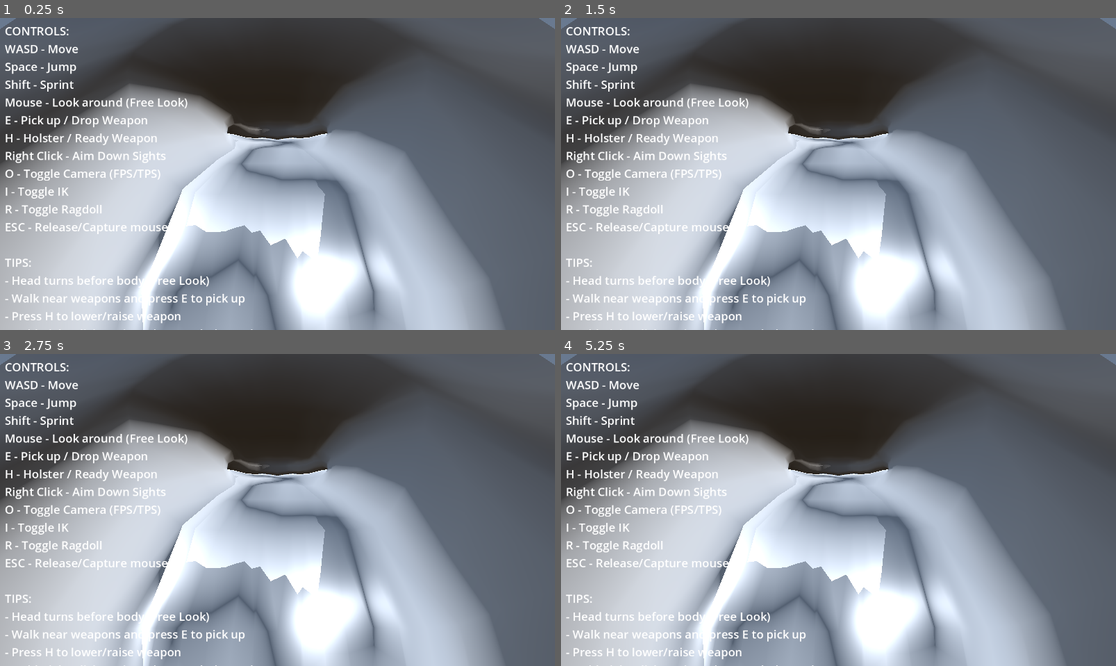
Above: before the commit, frames 1-4 (two rows, left to right).
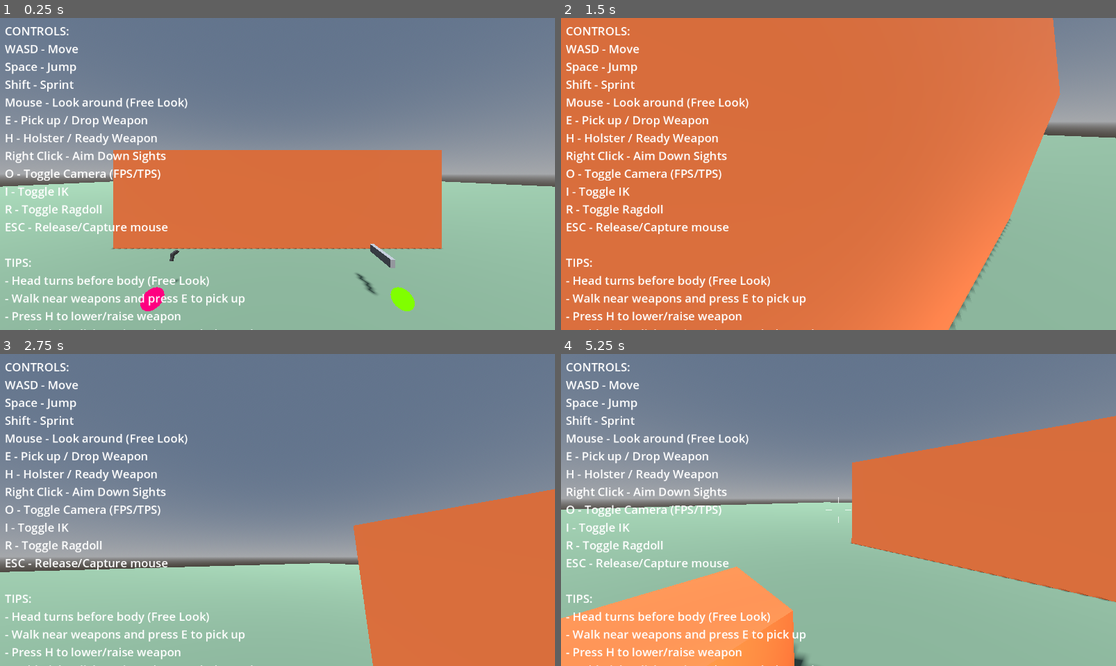
Above: after the commit, the same moments.

Repository: lmf-git/fpsikanimragdoll
Game: Godot game, scene res://world.tscn
The game is run twice, just before and just after one commit, with the same random seed, the same clock (stepped at 60 frames per second) and the same inputs.
Inputs (mouse positions are in pixels of both pictures, inside the frame that each line leads up to):
- Up to frame 1 (0.25 s): no input
- Up to frame 2 (1.5 s): tap Enter at 0.5 s; move the mouse to (810, 236) at 0.52 s; hold W (move_forward) 0.53-1.25 s; hold Shift (sprint) 0.53-1.25 s; click (810, 236) at 0.67 s; tap Space (jump) at 0.77 s; drag from (1005, 220) to (810, 236) at 1.27 s
- Up to frame 3 (2.75 s): tap Space (jump) at 2 s; move the mouse to (111, 463) at 2.02 s; hold A (move_left) from 2.03 s (still down); hold I (toggle_ik) from 2.03 s (still down)
- Up to frame 4 (5.25 s): release A (move_left) at 2.75 s; release I (toggle_ik) at 2.75 s; drag from (866, 510) to (672, 463) at 2.77 s; tap Enter at 3.5 s; move the mouse to (755, 432) at 3.52 s; hold S (move_back) 3.53-4.25 s; tap E at 3.6 s; tap Space (jump) at 3.77 s; drag from (960, 494) to (755, 432) at 4.27 s; move the mouse to (727, 525) at 5.02 s; hold W (move_forward) from 5.03 s (still down); tap H at 5.1 s; click (727, 525) at 5.17 s

The runs differ from the first frame. In frame 1, 93% of the frame differs, in the area x 0-100%, y 0-100%; in frame 2, 97%; in frame 3, 93%; in frame 4, 94%.
Error before the commit: Parse Error: Identifier "mix_rate" not declared in the current scope. (res://character_controller.gd:1865)

Commit message:
Fix undeclared mix_rate variable in _fill_gunshot_buffer function

Diff:
--- a/character_controller.gd
+++ b/character_controller.gd
@@ -1850,6 +1850,7 @@
 		return
 
 	# Generate realistic gunshot with multiple frequency layers
+	var mix_rate = audio_player.stream.mix_rate
 	var samples = 4410  # 0.1s at 44100Hz
 
 	# Filter states for different frequency bands
